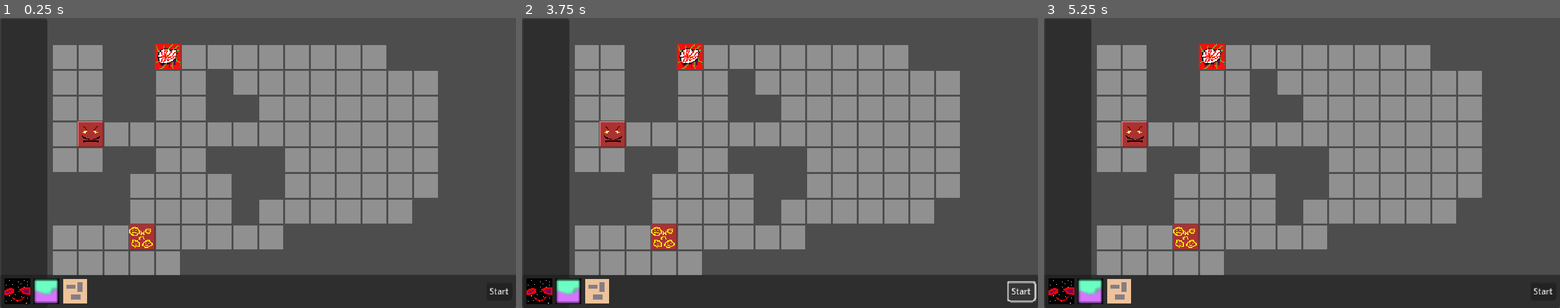
Above: before the commit, frames 1-3 (left to right).
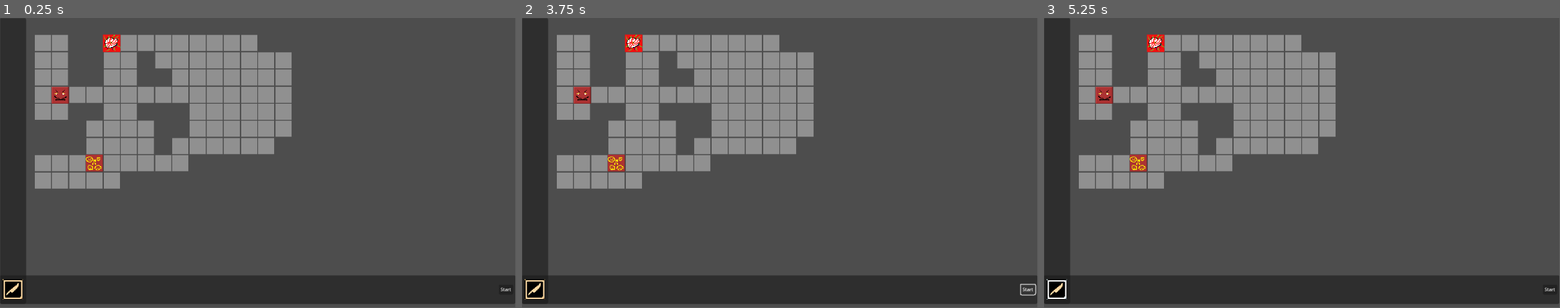
Above: after the commit, the same moments.

Repository: wilkesreid/new-game-project
Game: Godot game, scene res://main.tscn
Same seed, same stepped clock (60 frames per second), same inputs: the game is played once before the commit and once after it.
Inputs (mouse positions are in pixels of both pictures, inside the frame that each line leads up to):
- Up to frame 1 (0.25 s): no input
- Up to frame 2 (3.75 s): click (537, 290) at 0.52 s; click (537, 290) at 1.27 s; click (568, 290) at 2.02 s; click (599, 290) at 2.77 s; click "Start" at 3.5 s
- Up to frame 3 (5.25 s): click "Start" at 4.25 s; click (1059, 290) at 5.02 s
In our replay, the window is 800x450 before the commit and 799x449 after it. These sizes can differ from the game's own. Grey fills any space a smaller window leaves; there, only what the larger window draws over its background counts as a difference.

The runs differ from the first frame. In frame 1, 42% of the frame differs, in the area x 0-100%, y 0-100%; in frame 2, 42%; in frame 3, 42%.

Commit message:
starting to set up audio

Diff:
--- /dev/null
+++ b/abilities/cut.tres
@@ -0,0 +1,10 @@
+[gd_resource type="Resource" script_class="Ability" load_steps=2 format=3 uid="uid://dn83tdihxxo68"]
+
+[ext_resource type="Script" path="res://ability.gd" id="1_nq4pt"]
+
+[resource]
+script = ExtResource("1_nq4pt")
+name = "Cut"
+distance = 1
+damage = 2
+needs_eyeline = false
--- /dev/null
+++ b/audio.gd
@@ -0,0 +1,4 @@
+extends Node
+
+func _ready() -> void:
+  Sfx.audio_node = self
--- /dev/null
+++ b/camera.gd
@@ -0,0 +1,20 @@
+extends Camera2D
+
+var is_dragging : bool = false
+var drag_start : Vector2
+var position_at_drag : Vector2
+
+func _process(_delta: float) -> void:
+  if Input.is_action_just_pressed("camera_zoom_in"):
+    zoom *= 1.1
+  if Input.is_action_just_pressed("camera_zoom_out"):
+    zoom *= 0.9
+  if Input.is_action_just_pressed("camera_drag"):
+    drag_start = DisplayServer.mouse_get_position()
+    position_at_drag = position
+    is_dragging = true
+  if Input.is_action_just_released("camera_drag"):
+    is_dragging = false
+
+  if is_dragging:
+    position = position_at_drag + (drag_start - Vector2(DisplayServer.mouse_get_position())) / zoom
--- /dev/null
+++ b/default_bus_layout.tres
@@ -0,0 +1,9 @@
+[gd_resource type="AudioBusLayout" format=3 uid="uid://bxtyrgwk75p1f"]
+
+[resource]
+bus/1/name = &"sfx"
+bus/1/solo = false
+bus/1/mute = false
+bus/1/bypass_fx = false
+bus/1/volume_db = -6.25101
+bus/1/send = &"Master"
--- a/main.gd
+++ b/main.gd
@@ -6,6 +6,8 @@
 var alpha : float = 0
 
 var navmap : NavigationServer2D
+
+var last_mouse_index : Vector2i = Vector2i.ZERO
 
 func _ready() -> void:
 	Asg.setup($TileMapLayer.get_used_rect())
@@ -20,7 +22,26 @@
 		$Control/WinPanel.show()
 	)
 
+func select_at_mouse():
+	if State.has_at_mouse():
+		$Audio/SelectUnit.play()
+	else:
+		$Audio/Select.play()
+	State.select_at_mouse()
+
+func mouse_move():
+	var unit = State.at_selected()
+	if unit and unit is Friendly:
+		var moves = unit.moves
+		var path = Asg.get_id_path(State.selected, Coord.mouse_index())
+		if $TileMapLayer.has_tile_at(Coord.mouse_index()) && path.size() > 0 && path.size() <= moves:
+			$Audio/Tick.play()
+
 func _process(delta: float) -> void:
+	if Coord.mouse_index() != last_mouse_index:
+		mouse_move()
+		last_mouse_index = Coord.mouse_index()
+
 	if Input.is_action_just_pressed('right_click'):
 		if State.doing_ability:
 			State.end_ability()
@@ -34,19 +55,19 @@
 
 			var unit = State.at_selected()
 			if !State.is_phase(State.PHASE.MOVE):
-				State.select_at_mouse()
+				select_at_mouse()
 			elif !unit or unit is not Friendly:
-				State.select_at_mouse()
+				select_at_mouse()
 			else:
 				# we're in the move phase, and we have a unit selected
 				if !State.doing_ability:
 					if State.has_at_mouse():
-						State.select_at_mouse()
+						select_at_mouse()
 					else:
 						# we aren't doing an ability, and we clicked on an empty tile
 						var path = Asg.get_id_path(State.selected, Coord.mouse_index())
 						if path.size() == 0 or path.size() > unit.moves:
-							State.select_at_mouse()
+							select_at_mouse()
 						else:
 							# we clicked on a tile we can move to
 							State.clear_selection()
--- a/main.tscn
+++ b/main.tscn
@@ -1,14 +1,19 @@
-[gd_scene load_steps=12 format=4 uid="uid://r8aamwenkniq"]
+[gd_scene load_steps=17 format=4 uid="uid://r8aamwenkniq"]
 
 [ext_resource type="Script" path="res://main.gd" id="1_6xwgr"]
 [ext_resource type="Texture2D" uid="uid://cbtaopl0tp0p0" path="res://sprites/tile.png" id="2_72d4w"]
+[ext_resource type="Script" path="res://camera.gd" id="2_fae1d"]
 [ext_resource type="Script" path="res://tile_map_layer.gd" id="3_j7jyc"]
 [ext_resource type="PackedScene" uid="uid://dbkcerqtkko2v" path="res://ui/create_ui.tscn" id="4_a7hnr"]
 [ext_resource type="PackedScene" uid="uid://djc5ql4hifktf" path="res://enemies/monstieur/monstieur.tscn" id="4_n5dff"]
 [ext_resource type="Theme" uid="uid://cxq6npo4tlygl" path="res://ui/theme.tres" id="5_oosrw"]
 [ext_resource type="PackedScene" uid="uid://crknpiu4ckqfb" path="res://ui/in_game_ui.tscn" id="6_x7rko"]
 [ext_resource type="PackedScene" uid="uid://bmoked0g1n7qh" path="res://enemies/face/face.tscn" id="8_b80rm"]
+[ext_resource type="Script" path="res://audio.gd" id="8_rkudn"]
 [ext_resource type="PackedScene" uid="uid://iwp8c5t1klfw" path="res://enemies/corrupted_eye/corrupted_eye.tscn" id="9_cm2db"]
+[ext_resource type="AudioStream" uid="uid://dtsjkcens08x" path="res://sfx/tick.wav" id="10_1ocbm"]
+[ext_resource type="AudioStream" uid="uid://cm240fku0e5kb" path="res://sfx/move.wav" id="10_3csy4"]
+[ext_resource type="AudioStream" uid="uid://b0j5fa4qi6mxt" path="res://sfx/blipSelect.wav" id="10_lqdhp"]
 
 [sub_resource type="TileSetAtlasSource" id="TileSetAtlasSource_aa8il"]
 texture = ExtResource("2_72d4w")
@@ -22,51 +27,10 @@
 [node name="Main" type="Node2D"]
 script = ExtResource("1_6xwgr")
 
-[node name="Control" type="Control" parent="."]
-layout_mode = 3
-anchors_preset = 0
-offset_right = 640.0
-offset_bottom = 360.0
-theme = ExtResource("5_oosrw")
-
-[node name="InGameUi" parent="Control" instance=ExtResource("6_x7rko")]
-layout_mode = 1
-
-[node name="CreateUI" parent="Control" instance=ExtResource("4_a7hnr")]
-layout_mode = 1
-
-[node name="WinPanel" type="Panel" parent="Control"]
-visible = false
-layout_mode = 1
-anchors_preset = 8
-anchor_left = 0.5
-anchor_top = 0.5
-anchor_right = 0.5
-anchor_bottom = 0.5
-offset_left = -50.0
-offset_top = -25.0
-offset_right = 50.0
-offset_bottom = 25.0
-grow_horizontal = 2
-grow_vertical = 2
-
-[node name="Label" type="Label" parent="Control/WinPanel"]
-layout_mode = 1
-anchors_preset = 8
-anchor_left = 0.5
-anchor_top = 0.5
-anchor_right = 0.5
-anchor_bottom = 0.5
-offset_left = -21.5
-offset_top = -7.0
-offset_right = 21.5
-offset_bottom = 7.0
-grow_horizontal = 2
-grow_vertical = 2
-text = "You Win!"
-
 [node name="Camera2D" type="Camera2D" parent="."]
-anchor_mode = 0
+position = Vector2(480, 271)
+zoom = Vector2(1.2, 1.2)
+script = ExtResource("2_fae1d")
 
 [node name="TileMapLayer" type="TileMapLayer" parent="."]
 tile_map_data = PackedByteArray("AAAEAAQAAAAAAAAAAAAFAAQAAAAAAAAAAAAGAAQAAAAAAAAAAAAHAAQAAAAAAAAAAAAIAAQAAAAAAAAAAAAJAA …(1408 unchanged characters)…
@@ -84,3 +48,69 @@
 
 [node name="CorruptedEye" parent="." instance=ExtResource("9_cm2db")]
 position = Vector2(192, 32)
+
+[node name="Audio" type="Node" parent="."]
+script = ExtResource("8_rkudn")
+
+[node name="Select" type="AudioStreamPlayer" parent="Audio"]
+stream = ExtResource("10_lqdhp")
+pitch_scale = 1.37
+bus = &"sfx"
+
+[node name="SelectUnit" type="AudioStreamPlayer" parent="Audio"]
+stream = ExtResource("10_lqdhp")
+pitch_scale = 2.0
+bus = &"sfx"
+
+[node name="Tick" type="AudioStreamPlayer" parent="Audio"]
+stream = ExtResource("10_1ocbm")
+bus = &"sfx"
+
+[node name="Move" type="AudioStreamPlayer" parent="Audio"]
+stream = ExtResource("10_3csy4")
+bus = &"sfx"
+
+[node name="CanvasLayer" type="CanvasLayer" parent="."]
+
+[node name="Control" type="Control" parent="CanvasLayer"]
+layout_mode = 3
+anchors_preset = 0
+offset_right = 1152.0
+offset_bottom = 640.0
+theme = ExtResource("5_oosrw")
+
+[node name="InGameUi" parent="CanvasLayer/Control" instance=ExtResource("6_x7rko")]
+layout_mode = 1
+
+[node name="CreateUI" parent="CanvasLayer/Control" instance=ExtResource("4_a7hnr")]
+layout_mode = 1
+
+[node name="WinPanel" type="Panel" parent="CanvasLayer/Control"]
+visible = false
+layout_mode = 1
+anchors_preset = 8
+anchor_left = 0.5
+anchor_top = 0.5
+anchor_right = 0.5
+anchor_bottom = 0.5
+offset_left = -50.0
+offset_top = -25.0
+offset_right = 50.0
+offset_bottom = 25.0
+grow_horizontal = 2
+grow_vertical = 2
+
+[node name="Label" type="Label" parent="CanvasLayer/Control/WinPanel"]
+layout_mode = 1
+anchors_preset = 8
+anchor_left = 0.5
+anchor_top = 0.5
+anchor_right = 0.5
+anchor_bottom = 0.5
+offset_left = -21.5
+offset_top = -7.0
+offset_right = 21.5
+offset_bottom = 7.0
+grow_horizontal = 2
+grow_vertical = 2
+text = "You Win!"
--- a/project.godot
+++ b/project.godot
@@ -21,14 +21,7 @@
 Coord="*res://coord.gd"
 Asg="*res://asg.gd"
 Enemies="*res://enemies.gd"
-
-[display]
-
-window/size/viewport_width=640
-window/size/viewport_height=360
-window/size/window_width_override=1280
-window/size/window_height_override=720
-window/stretch/mode="viewport"
+Sfx="*res://sfx.gd"
 
 [input]
 
@@ -47,6 +40,21 @@
 "events": [Object(InputEventMouseButton,"resource_local_to_scene":false,"resource_name":"","device":-1,"window_id":0,"a …(253 unchanged characters)…
 ]
 }
+camera_zoom_in={
+"deadzone": 0.5,
+"events": [Object(InputEventMouseButton,"resource_local_to_scene":false,"resource_name":"","device":-1,"window_id":0,"alt_pressed":false,"shift_pressed":false,"ctrl_pressed":false,"meta_pressed":false,"button_mask":0,"position":Vector2(0, 0),"global_position":Vector2(0, 0),"factor":1.0,"button_index":4,"canceled":false,"pressed":false,"double_click":false,"script":null)
+]
+}
+camera_zoom_out={
+"deadzone": 0.5,
+"events": [Object(InputEventMouseButton,"resource_local_to_scene":false,"resource_name":"","device":-1,"window_id":0,"alt_pressed":false,"shift_pressed":false,"ctrl_pressed":false,"meta_pressed":false,"button_mask":0,"position":Vector2(0, 0),"global_position":Vector2(0, 0),"factor":1.0,"button_index":5,"canceled":false,"pressed":false,"double_click":false,"script":null)
+]
+}
+camera_drag={
+"deadzone": 0.5,
+"events": [Object(InputEventMouseButton,"resource_local_to_scene":false,"resource_name":"","device":-1,"window_id":0,"alt_pressed":false,"shift_pressed":false,"ctrl_pressed":false,"meta_pressed":false,"button_mask":0,"position":Vector2(0, 0),"global_position":Vector2(0, 0),"factor":1.0,"button_index":3,"canceled":false,"pressed":false,"double_click":false,"script":null)
+]
+}
 
 [rendering]
 
--- /dev/null
+++ b/sfx.gd
@@ -0,0 +1,6 @@
+extends Node
+
+var audio_node : Node
+
+func play(path):
+  audio_node.find_child(path).play()
--- a/state.gd
+++ b/state.gd
@@ -1,6 +1,6 @@
 extends Node
 
-var game_speed : float = .3
+var game_speed : float = .25
 
 # tile selection
 var is_selected = false
--- a/ui/create_ui.gd
+++ b/ui/create_ui.gd
@@ -27,7 +27,14 @@
 	if State.is_selected:
 		create_at_selected("res://units/constellation/constellation.tscn")
 
+func _on_knife_button_pressed():
+	if State.is_selected:
+		create_at_selected("res://units/knife/knife.tscn")
+		$Audio/Click.play()
 
 func _on_start_button_pressed() -> void:
 	State.phase = State.PHASE.MOVE
 	State.retrigger_select()
+
+func _on_button_mouse_entered():
+	$Audio/Hover.play()
--- a/ui/create_ui.tscn
+++ b/ui/create_ui.tscn
@@ -1,9 +1,14 @@
-[gd_scene load_steps=5 format=3 uid="uid://dbkcerqtkko2v"]
+[gd_scene load_steps=10 format=3 uid="uid://dbkcerqtkko2v"]
 
 [ext_resource type="Script" path="res://ui/create_ui.gd" id="1_llmcw"]
 [ext_resource type="Texture2D" uid="uid://cnd703a23gcb8" path="res://sprites/units/constellation.png" id="2_vfjjj"]
 [ext_resource type="Texture2D" uid="uid://bvuxwqkjvmu0m" path="res://sprites/units/mimi.png" id="3_xh43v"]
 [ext_resource type="Texture2D" uid="uid://dcoo3c3c7lyf4" path="res://sprites/units/derpy.png" id="4_y6gau"]
+[ext_resource type="Texture2D" uid="uid://bm616x7t1hejg" path="res://sprites/assets/1/2 Frames/Frame_02.png" id="5_vf02f"]
+[ext_resource type="Texture2D" uid="uid://chaoqejyxpsbx" path="res://sprites/assets/1/2 Frames/Frame_07.png" id="6_8kfsn"]
+[ext_resource type="Texture2D" uid="uid://ik403uvg27en" path="res://sprites/assets/1/1 Icons/2/Skillicon2_15.png" id="6_hhsra"]
+[ext_resource type="AudioStream" uid="uid://dtsjkcens08x" path="res://sfx/tick.wav" id="8_yw45a"]
+[ext_resource type="AudioStream" uid="uid://db4rwo2rwb6ck" path="res://sfx/blipSelect2.wav" id="9_5ludl"]
 
 [node name="create_ui" type="Control"]
 layout_mode = 3
@@ -15,7 +20,7 @@
 script = ExtResource("1_llmcw")
 
 [node name="PanelContainer" type="PanelContainer" parent="."]
-custom_minimum_size = Vector2(0, 32)
+custom_minimum_size = Vector2(0, 64)
 layout_mode = 1
 anchors_preset = 12
 anchor_top = 1.0
@@ -31,21 +36,44 @@
 theme_override_constants/margin_right = 5
 theme_override_constants/margin_bottom = 5
 
-[node name="HFlowContainer" type="HFlowContainer" parent="PanelContainer/MarginContainer"]
+[node name="HBoxContainer" type="HBoxContainer" parent="PanelContainer/MarginContainer"]
 layout_mode = 2
 
-[node name="ConstellationButton" type="TextureButton" parent="PanelContainer/MarginContainer/HFlowContainer"]
+[node name="ConstellationButton" type="TextureButton" parent="PanelContainer/MarginContainer/HBoxContainer"]
+visible = false
 texture_filter = 2
 layout_mode = 2
 texture_normal = ExtResource("2_vfjjj")
 
-[node name="MimiButton" type="TextureButton" parent="PanelContainer/MarginContainer/HFlowContainer"]
+[node name="MimiButton" type="TextureButton" parent="PanelContainer/MarginContainer/HBoxContainer"]
+visible = false
 layout_mode = 2
 texture_normal = ExtResource("3_xh43v")
 
-[node name="DerpyButton" type="TextureButton" parent="PanelContainer/MarginContainer/HFlowContainer"]
+[node name="DerpyButton" type="TextureButton" parent="PanelContainer/MarginContainer/HBoxContainer"]
+visible = false
 layout_mode = 2
 texture_normal = ExtResource("4_y6gau")
+
+[node name="KnifeButton" type="TextureButton" parent="PanelContainer/MarginContainer/HBoxContainer"]
+custom_minimum_size = Vector2(48, 48)
+layout_mode = 2
+size_flags_vertical = 4
+action_mode = 0
+texture_normal = ExtResource("5_vf02f")
+texture_hover = ExtResource("6_8kfsn")
+stretch_mode = 0
+
+[node name="MarginContainer" type="MarginContainer" parent="PanelContainer/MarginContainer/HBoxContainer/KnifeButton"]
+custom_minimum_size = Vector2(48, 48)
+layout_mode = 0
+offset_right = 48.0
+offset_bottom = 47.0
+
+[node name="Sprite2D" type="Sprite2D" parent="PanelContainer/MarginContainer/HBoxContainer/KnifeButton/MarginContainer"]
+scale = Vector2(1.4375, 1.46875)
+texture = ExtResource("6_hhsra")
+centered = false
 
 [node name="Button" type="Button" parent="PanelContainer/MarginContainer"]
 layout_mode = 2
@@ -53,7 +81,20 @@
 size_flags_vertical = 4
 text = "Start"
 
-[connection signal="pressed" from="PanelContainer/MarginContainer/HFlowContainer/ConstellationButton" to="." method="_on_constellation_button_pressed"]
-[connection signal="pressed" from="PanelContainer/MarginContainer/HFlowContainer/MimiButton" to="." method="_on_mimi_button_pressed"]
-[connection signal="pressed" from="PanelContainer/MarginContainer/HFlowContainer/DerpyButton" to="." method="_on_derpy_button_pressed"]
+[node name="Audio" type="Node" parent="."]
+
+[node name="Hover" type="AudioStreamPlayer" parent="Audio"]
+stream = ExtResource("8_yw45a")
+bus = &"sfx"
+
+[node name="Click" type="AudioStreamPlayer" parent="Audio"]
+stream = ExtResource("9_5ludl")
+bus = &"sfx"
+
+[connection signal="mouse_entered" from="PanelContainer/MarginContainer/HBoxContainer/ConstellationButton" to="." method="_on_button_mouse_entered"]
+[connection signal="pressed" from="PanelContainer/MarginContainer/HBoxContainer/ConstellationButton" to="." method="_on_constellation_button_pressed"]
+[connection signal="pressed" from="PanelContainer/MarginContainer/HBoxContainer/MimiButton" to="." method="_on_mimi_button_pressed"]
+[connection signal="pressed" from="PanelContainer/MarginContainer/HBoxContainer/DerpyButton" to="." method="_on_derpy_button_pressed"]
+[connection signal="mouse_entered" from="PanelContainer/MarginContainer/HBoxContainer/KnifeButton" to="." method="_on_button_mouse_entered"]
+[connection signal="pressed" from="PanelContainer/MarginContainer/HBoxContainer/KnifeButton" to="." method="_on_knife_button_pressed"]
 [connection signal="pressed" from="PanelContainer/MarginContainer/Button" to="." method="_on_start_button_pressed"]
--- a/unit.gd
+++ b/unit.gd
@@ -5,6 +5,10 @@
 @export var max_size : int = 2
 @export var abilities : Array[Ability] = []
 @export var max_actions : int = 1
+
+var sfx_move_file : FileAccess
+var sfx_move_stream : AudioStreamWAV
+var sfx_move_player : AudioStreamPlayer
 
 var actions_remaining: int = 1
 var body_queue : Array[Body] = []
@@ -48,6 +52,7 @@
   State.move(from, target)
   position = Coord.index_to_coord(target)
   dec_moves()
+  Sfx.play('Move')
   if max_size > 1:
     var new_segment = body.instantiate()
     new_segment.index = from
--- /dev/null
+++ b/units/knife/knife.tscn
@@ -0,0 +1,23 @@
+[gd_scene load_steps=7 format=3 uid="uid://bxggy1w5oa2ot"]
+
+[ext_resource type="Texture2D" uid="uid://bm616x7t1hejg" path="res://sprites/assets/1/2 Frames/Frame_02.png" id="1_i6vf7"]
+[ext_resource type="Script" path="res://friendly.gd" id="1_tel48"]
+[ext_resource type="PackedScene" uid="uid://ofwyia7c5qeo" path="res://units/knife/knife_body.tscn" id="2_5nkrd"]
+[ext_resource type="Texture2D" uid="uid://ik403uvg27en" path="res://sprites/assets/1/1 Icons/2/Skillicon2_15.png" id="2_xi10o"]
+[ext_resource type="Script" path="res://ability.gd" id="3_l0fsr"]
+[ext_resource type="Resource" uid="uid://dn83tdihxxo68" path="res://abilities/cut.tres" id="4_7p5i3"]
+
+[node name="Knife" type="Node2D"]
+script = ExtResource("1_tel48")
+body = ExtResource("2_5nkrd")
+speed = 2
+max_size = 3
+abilities = Array[ExtResource("3_l0fsr")]([ExtResource("4_7p5i3")])
+
+[node name="Frame" type="Sprite2D" parent="."]
+texture = ExtResource("1_i6vf7")
+centered = false
+
+[node name="Icon" type="Sprite2D" parent="."]
+texture = ExtResource("2_xi10o")
+centered = false
--- /dev/null
+++ b/units/knife/knife_body.tscn
@@ -0,0 +1,11 @@
+[gd_scene load_steps=3 format=3 uid="uid://ofwyia7c5qeo"]
+
+[ext_resource type="Texture2D" uid="uid://bm616x7t1hejg" path="res://sprites/assets/1/2 Frames/Frame_02.png" id="1_02fyh"]
+[ext_resource type="Script" path="res://body.gd" id="1_w30f4"]
+
+[node name="KnifeBody" type="Node2D"]
+script = ExtResource("1_w30f4")
+
+[node name="Sprite2D" type="Sprite2D" parent="."]
+texture = ExtResource("1_02fyh")
+centered = false
Not shown, added: sfx/blipSelect.wav.import
Not shown, added: sfx/blipSelect2.wav.import
Not shown, added: sfx/click.wav.import
Not shown, added: sfx/hitHurt.wav.import
Not shown, added: sfx/hitHurt2.wav.import
Not shown, added: sfx/move.wav.import
Not shown, added: sfx/tick.wav.import
Not shown, added: sfx/blipSelect.wav
Not shown, added: sfx/blipSelect2.wav
Not shown, added: sfx/click.wav
Not shown, added: sfx/hitHurt.wav
Not shown, added: sfx/hitHurt2.wav
(and 2 more such lines)
